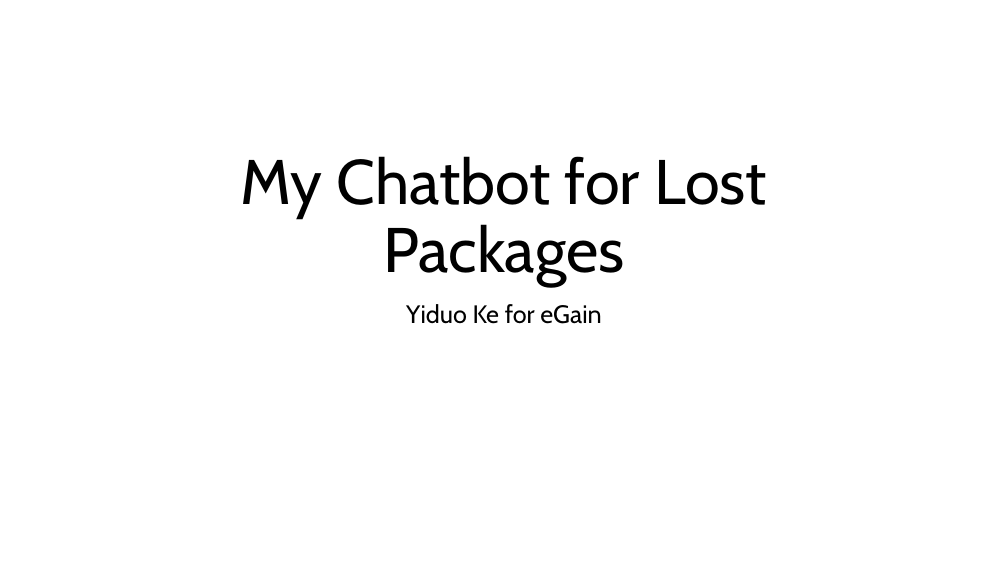
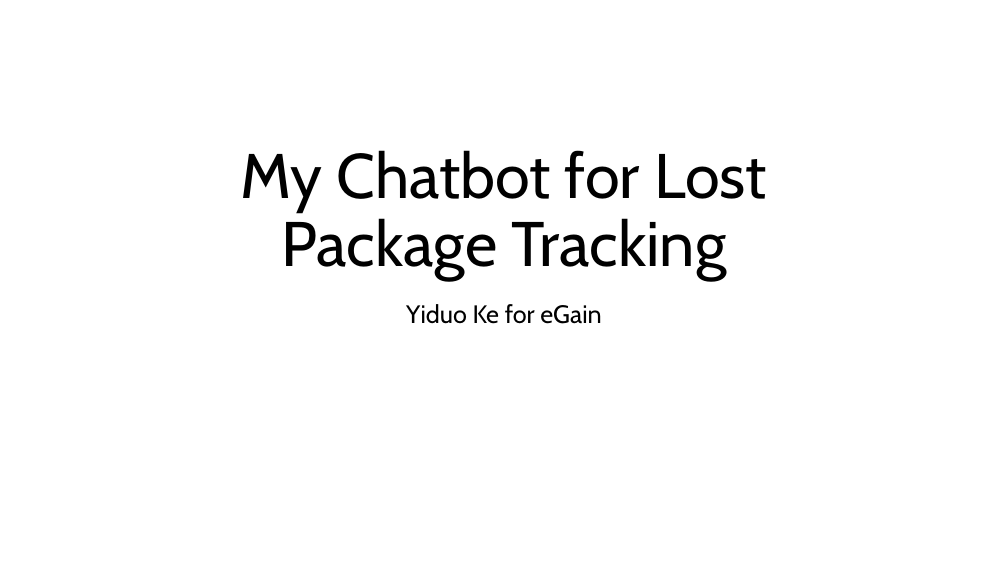
Before and after one commit to yiduoke/lost-package-chatbot, a slide deck: slide 1 of presentation.pptx. Drawn at 1008x567 pixels with LibreOffice and Linux fonts; fonts in the diff are those of the drawing. Boxes give left, top, right and bottom in pixels: in the first picture for what was removed or moved away, otherwise in the second. Text is boxed around its words. In the diff, an @@ line names an element or a change of style, - is before the commit and + after.

```diff
--- a/presentation.pptx
+++ b/presentation.pptx
@@ title at [241,150,767,280]: text changed @@
-My Chatbot for Lost Packages
+My Chatbot for Lost Package Tracking
```
Also in this commit, not shown: 1 other slide changed.
